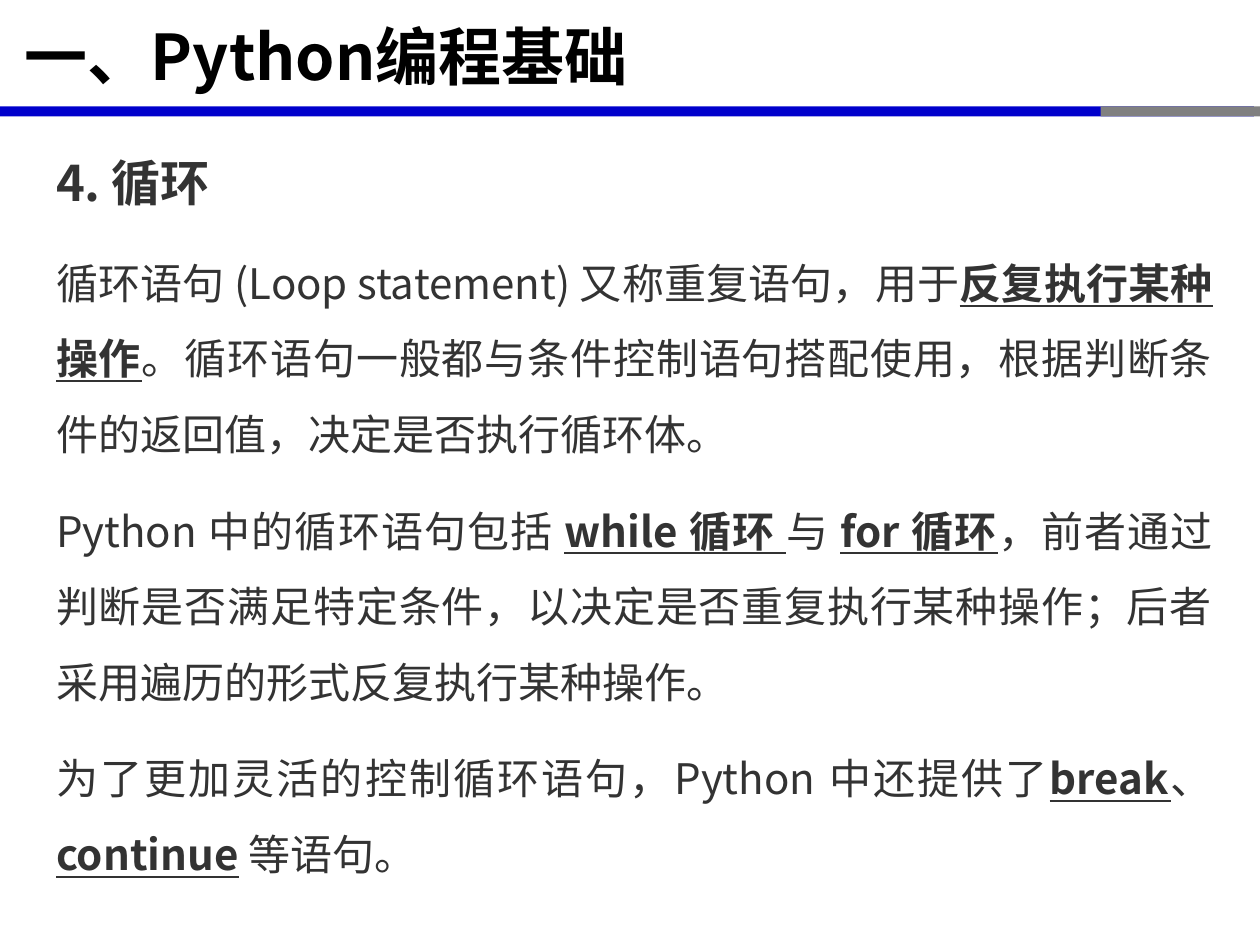
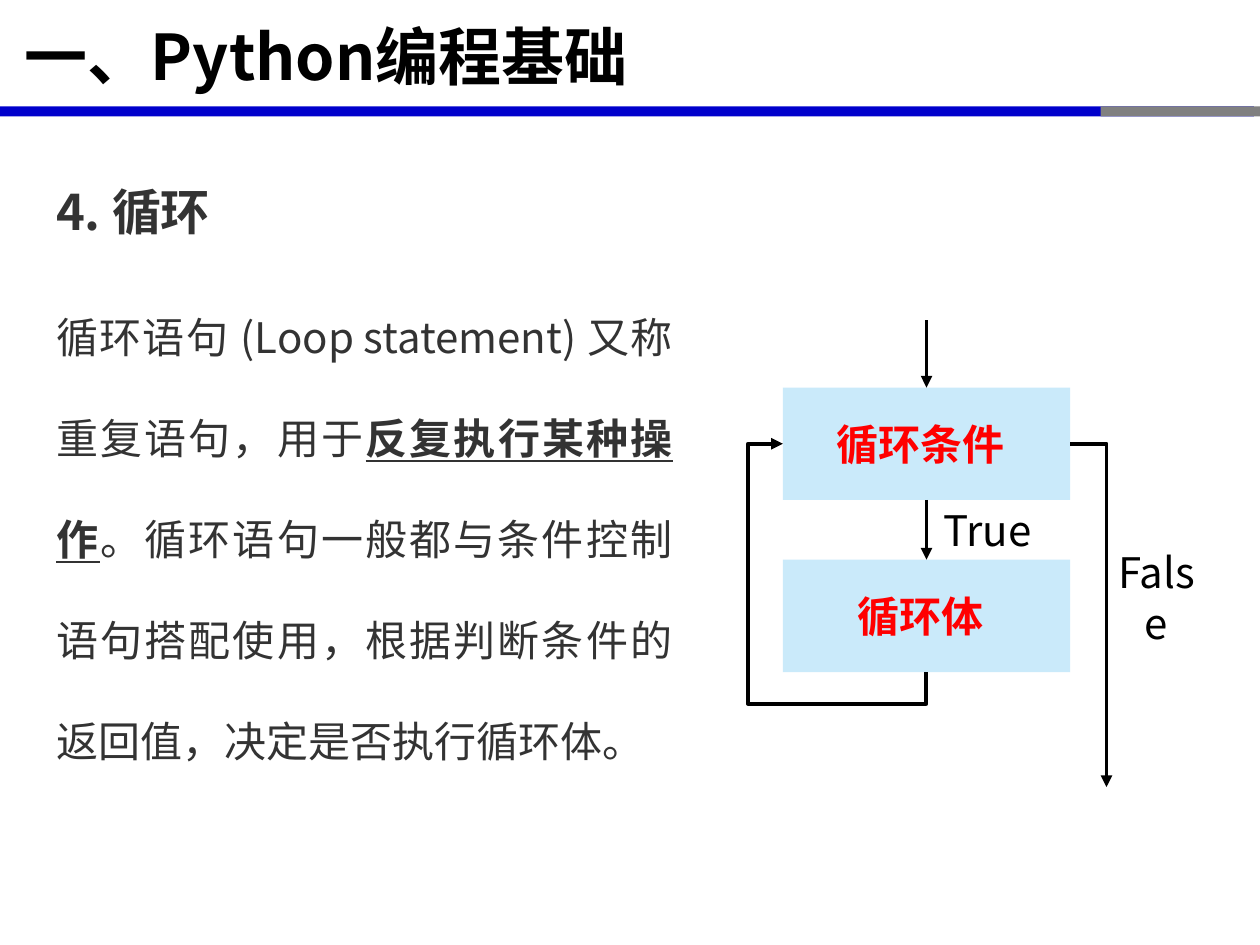
Before and after one commit to xinluo2018/open-source-gis-course, a slide deck: slide 10 of 第3章-开源GIS软件开发环境-6课时/第3章--开源GIS软件开发环境-Python编程基础-2学时.pptx. Drawn at 1260x945 pixels with LibreOffice and Linux fonts; fonts in the diff are those of the drawing. Boxes give left, top, right and bottom in pixels: in the first picture for what was removed or moved away, otherwise in the second. Text is boxed around its words. In the diff, an @@ line names an element or a change of style, - is before the commit and + after.

```diff
--- a/第3章-开源GIS软件开发环境-6课时/第3章--开源GIS软件开发环境-Python编程基础-2学时.pptx
+++ b/第3章-开源GIS软件开发环境-6课时/第3章--开源GIS软件开发环境-Python编程基础-2学时.pptx
@@ text "4. 循环" at [56, 188, 672, 762]: line spacing 1.5 to 2 @@
@@ text at [56, 511, 1213, 878]: paragraphs removed @@
-Python 中的循环语句包括 while 循环 与 for 循环，前者通过判断是否满足特定条件，以决定是否重复执行某种操作；后者采用遍历的形式反复执行某种操作。
-为了更加灵活的控制循环语句，Python 中还提供了break、continue 等语句。
@@ group added at [748, 320, 1231, 788]: 2 rectangles, 2 arrows, 2 elbow arrows, 2 texts @@
+循环条件
+循环体
+False
+True
```
Also in this commit, not shown: 8 other slides changed, 10 slides added, 9 other files.
